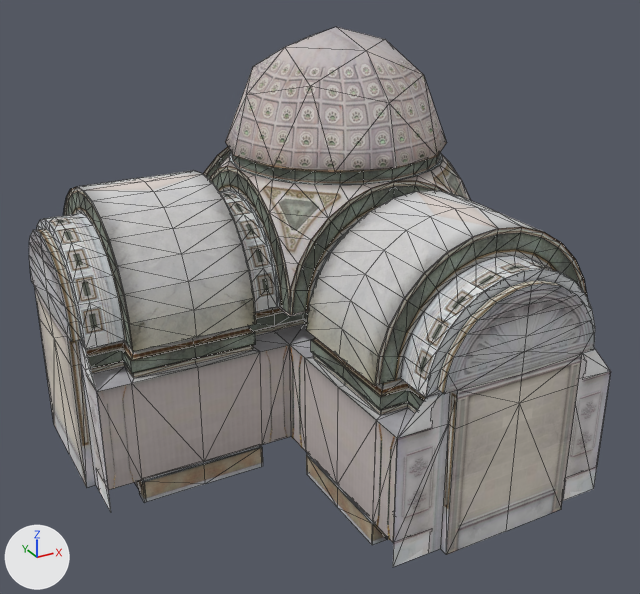
The OBJ model assets/3D/mobile/models/Temple.obj as it was, and as the next commit left it.
Rendered twice from a 50 mm lens placed at (-42.1, -4.8, 18.3), pointed at (-28.6, 19.8, 6.0). The lights are fixed; the arrows at lower left show +X, +Y and +Z. Mesh edges are drawn as thin lines on the coarser meshes. Where no turn or scale is listed for an object, it has been applied to the vertices.

Objects in the first picture: 'Gang_Cap_Bogen010', 'Gang_Cap_Bogen011', 'Gang_Endstck088', 'Gang_Endstck091', 'Gang_Endstck093', 'Gang_Wand_Standart089', 'Gang_Wand_Standart092', 'Object062', 'Object063', 'Object064', 'Object065', 'Pillar_Round113'.
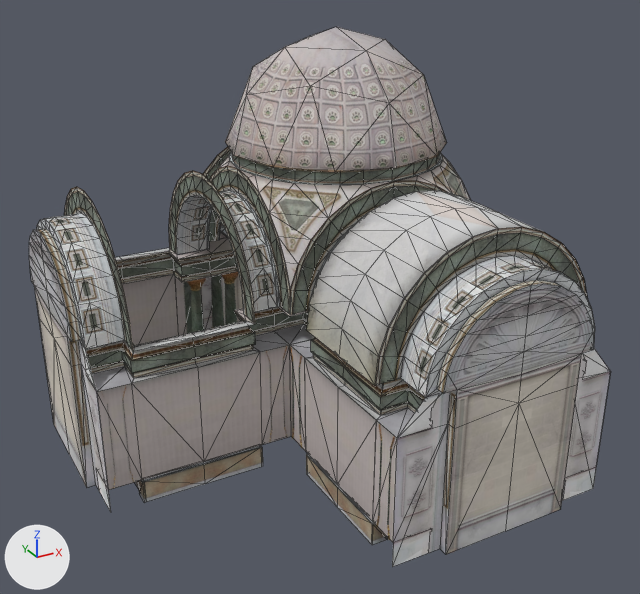
What differs and where, as boxes (x1, y1, x2, y2) in the pictures (640 x 594 px):
'Object064', deleted
    before: (63, 170, 256, 352)
'Gang_Wand_Standart090', unchanged, uncovered by the edit
    after: (115, 248, 179, 346)
'Pillar_Round113', unchanged, uncovered by the edit
    before: (101, 313, 462, 540)
    after: (101, 271, 395, 540)

Patch to the scene script:
```diff
--- a/assets/3D/mobile/models/Temple.obj.py
+++ b/assets/3D/mobile/models/Temple.obj.py
@@ ob_object064 @@
-ob_object064 = bpy.data.objects.new('Object064', me_object064)
-ob_object064.location = (0.0, 0.0, 0.0)
```
